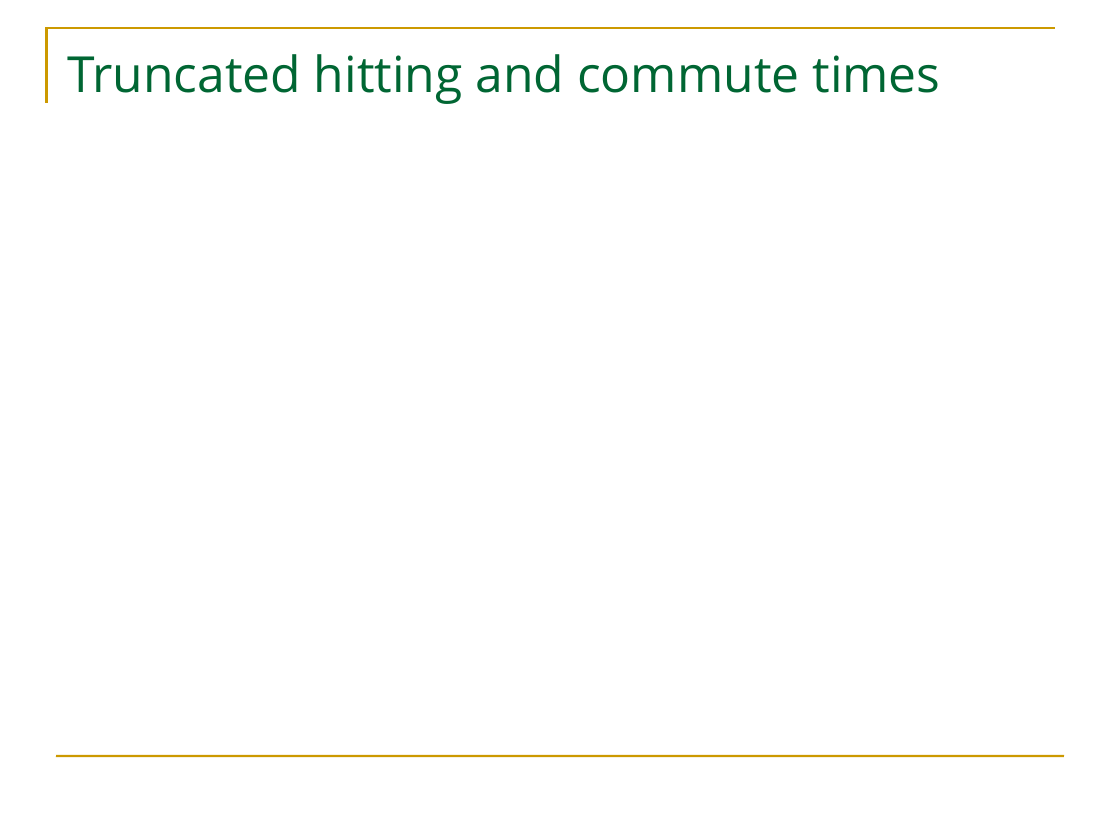
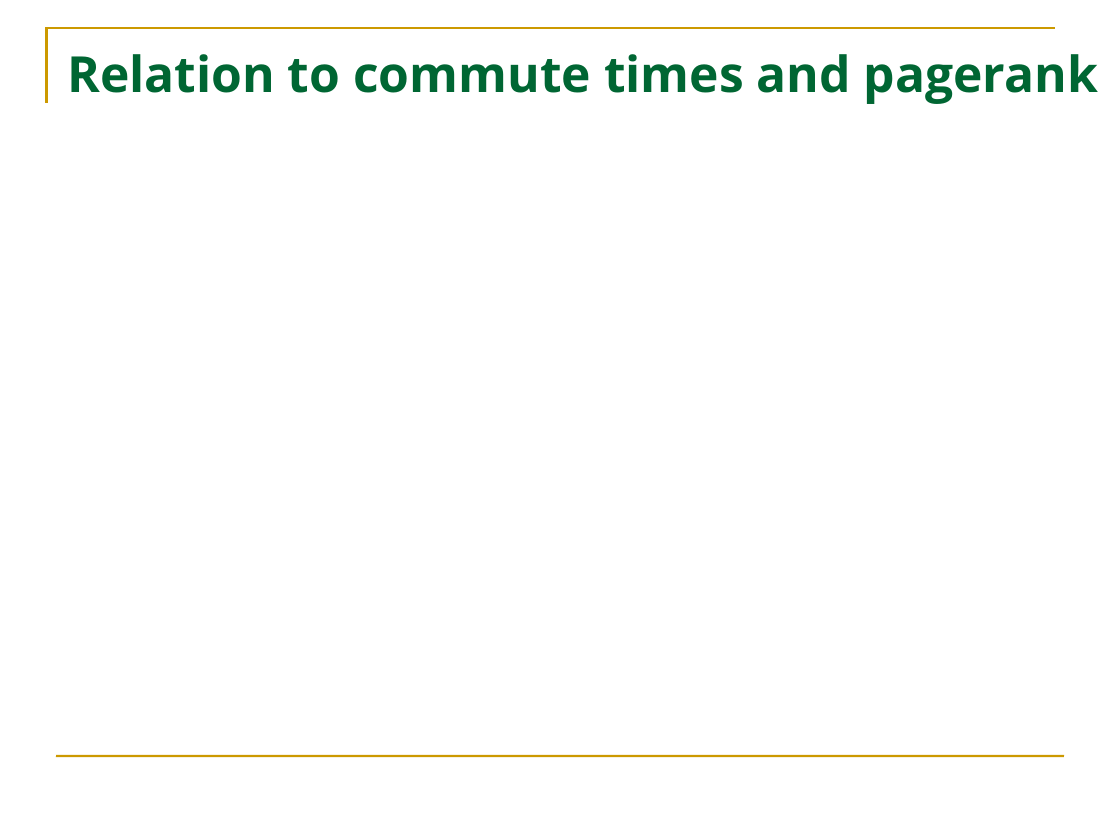
Before and after one commit to HuanSGT/rw-dir-prox, a slide deck: slide 23 of Random Walk based Proximity Measures in Directed Graphs.pptx (slide 6 before the commit). Drawn at 1120x840 pixels with LibreOffice and Linux fonts; fonts in the diff are those of the drawing. Boxes give left, top, right and bottom in pixels: in the first picture for what was removed or moved away, otherwise in the second. Text is boxed around its words. In the diff, an @@ line names an element or a change of style, - is before the commit and + after.

```diff
--- a/Random Walk based Proximity Measures in Directed Graphs.pptx
+++ b/Random Walk based Proximity Measures in Directed Graphs.pptx
@@ title at (67, 54, 1098, 104): text changed; bold on @@
-Truncated hitting and commute times
+Relation to commute times and pagerank
```
Also in this commit, not shown: 4 other slides changed, 17 slides added, 1 slide removed, 5 other files.
